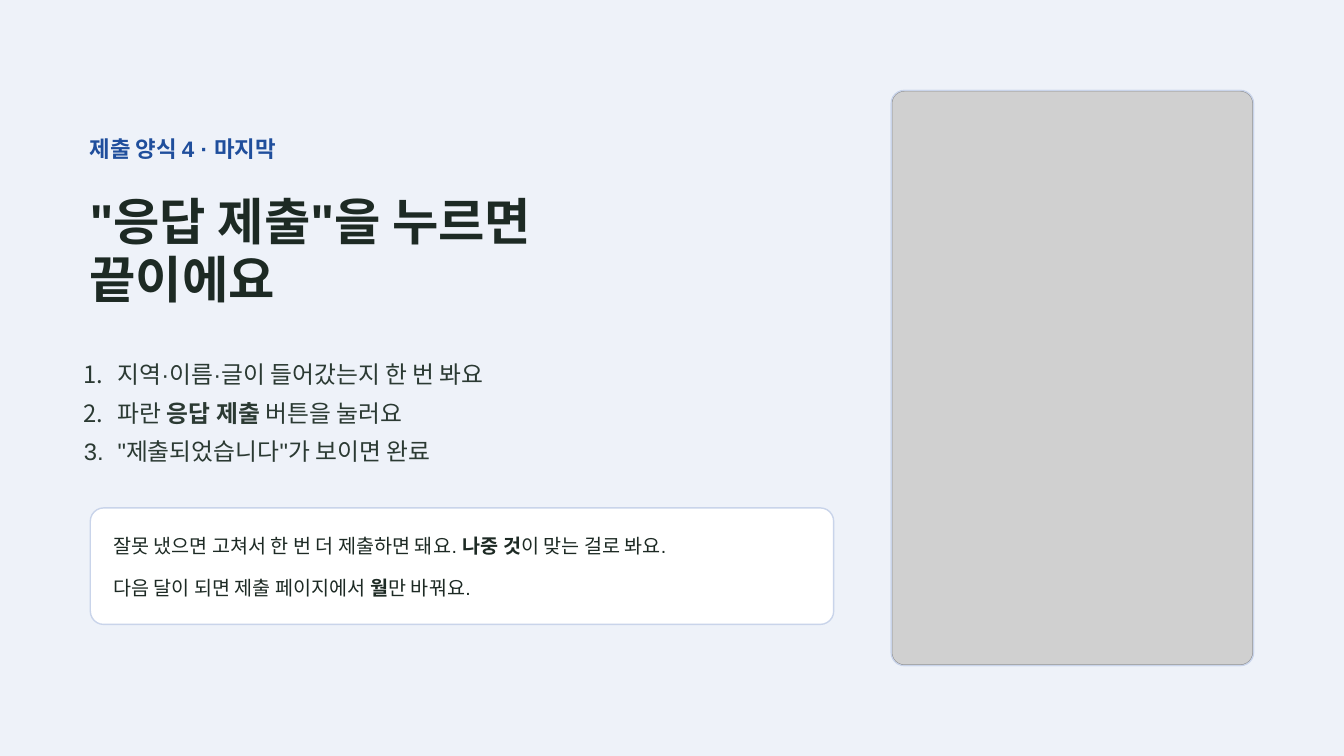
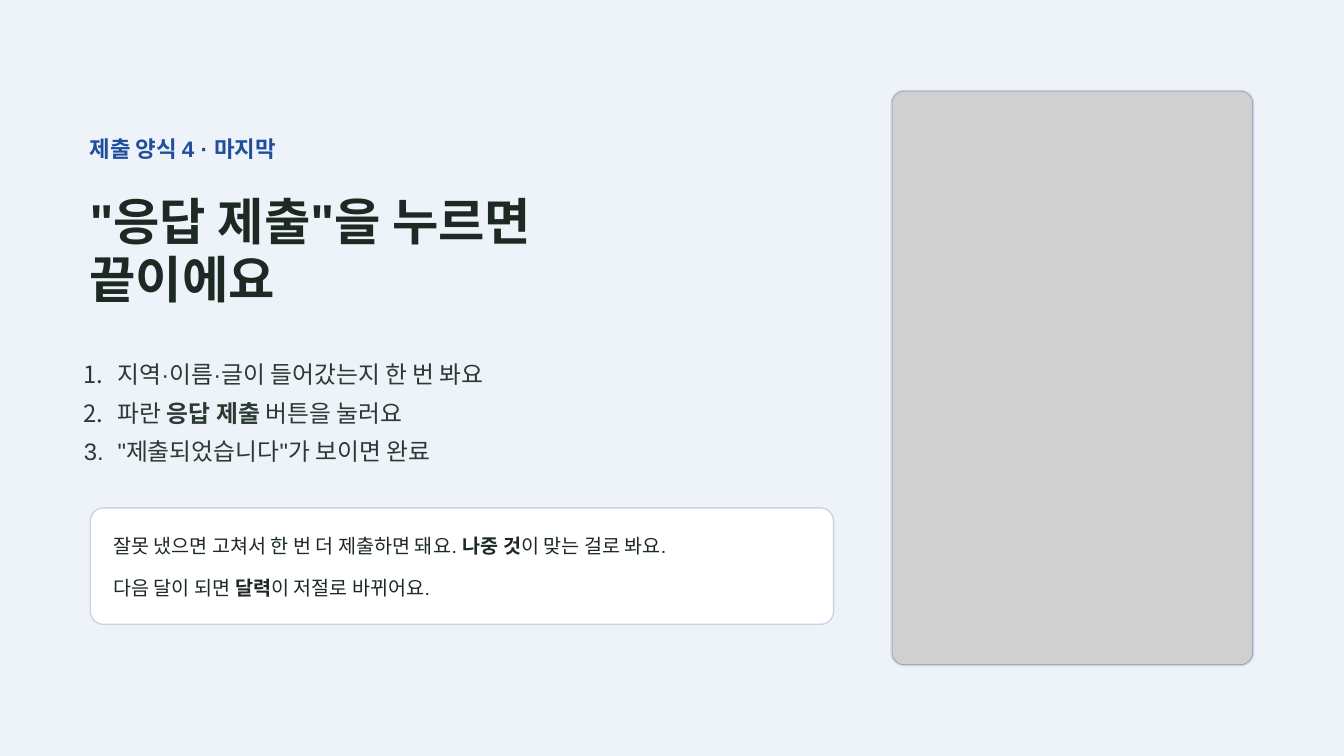
Before and after one commit to rkdhssnfl/maple-river-48, a slide deck: slide 16 of guide.pptx. Drawn at 1344x756 pixels with LibreOffice and Linux fonts; fonts in the diff are those of the drawing; grey boxes stand for pictures. Boxes give left, top, right and bottom in pixels: in the first picture for what was removed or moved away, otherwise in the second. Text is boxed around its words. In the diff, an @@ line names an element or a change of style, - is before the commit and + after.

```diff
--- a/guide.pptx
+++ b/guide.pptx
@@ text at <box>113,578,430,597</box>: text changed @@
-다음 달이 되면 제출 페이지에서 월만 바꿔요.
+다음 달이 되면 달력이 저절로 바뀌어요.
```
Also in this commit, not shown: 8 other slides changed, 27 other files.
